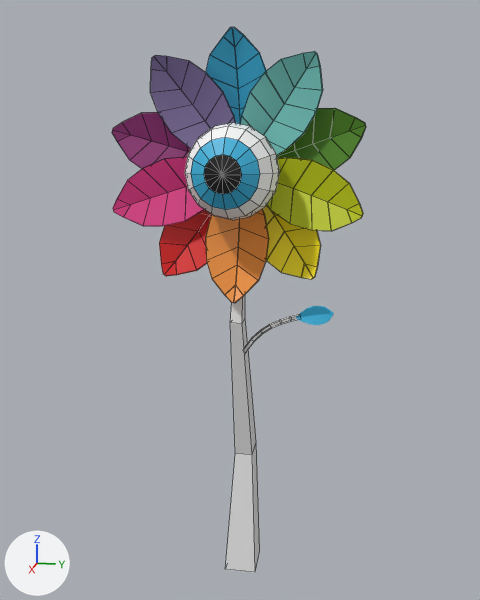
One commit to the FBX model MovistarExperience/OkudaUniverse/SM_Flor_Med/SM_Flor_Med.fbx: the scene before it, then after it.
One viewpoint serves both versions: a camera (50 mm lens) standing at (5.16, 1.0, 3.68) and looking at (0.23, 0.01, 2.45). The axes (+X, +Y, +Z) are drawn at lower left. The lights are the same throughout. Mesh edges are drawn as thin lines on the coarser meshes. Where no turn or scale is listed for an object, it has been applied to the vertices.

The first picture shows 'FLOR_MED_PETALOS', 'FLOR_MED_TALLO'.
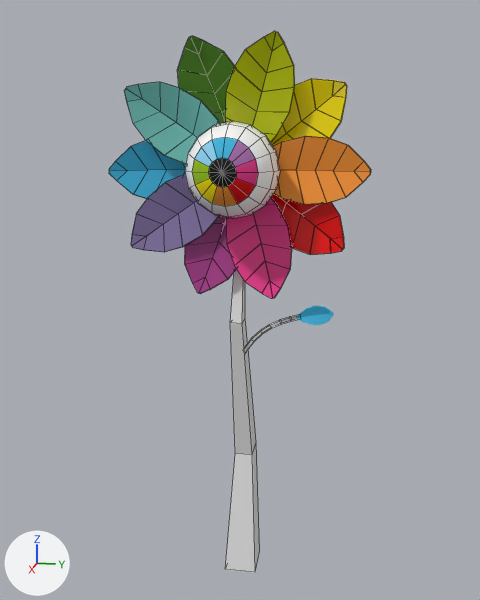
Boxes (x1, y1, x2, y2) around the edits, measured in the pictures (480 x 600 px; the box of a moved part takes in the faces that stretch with it):
'FLOR_MED_PETALOS', recoloured, reshaped: before (112, 27, 366, 303); after (109, 31, 371, 298)
part 1 of me_mesh_002, moved or reshaped: before (205, 209, 269, 303); after (273, 136, 371, 204)
part 2 of me_mesh_002, moved or reshaped: before (113, 157, 204, 226); after (226, 198, 292, 298)
part 3 of me_mesh_002, moved or reshaped: before (150, 55, 236, 149); after (131, 174, 219, 252)
part 4 of me_mesh_002, moved or reshaped: before (241, 51, 323, 155); after (125, 82, 220, 164)
part 5 of me_mesh_002, moved or reshaped: before (266, 157, 363, 231); after (225, 31, 295, 142)
part 6 of me_mesh_002, moved or reshaped: before (159, 210, 211, 276); after (271, 194, 344, 255)
part 7 of me_mesh_002, moved or reshaped: before (112, 112, 191, 169); after (184, 216, 236, 294)
part 8 of me_mesh_002, moved or reshaped: before (206, 27, 266, 124); after (109, 141, 186, 199)
part 9 of me_mesh_002, moved or reshaped: before (277, 108, 366, 170); after (178, 36, 235, 123)
part 10 of me_mesh_002, moved or reshaped: before (263, 206, 321, 279); after (271, 79, 347, 146)
part 11 of me_mesh_002, moved or reshaped: before (185, 123, 280, 220); after (185, 121, 280, 218)

The edits, one by one:
Picture 'TEXTURA GENERAL.png.001' (img_textura_general_png_001) is new.
Material 'Material #2256' (mat_material__2256) is new.
Its texture is img_textura_general_png_001.
Its roughness is 0.0.
me_mesh_002 is used by ob_flor_med_petalos; location (0.127, 0.0, 3.442).
me_mesh_002 had 594 vertices, 588 faces and spanned x -0.02..0.69, y -0.93..0.93, z -0.97..0.97.
me_mesh_002 no longer uses material mat_m_03 (picture img_textura_general_png).
me_mesh_002 now has 594 vertices, 588 faces and spans x -0.02..0.69, y -0.97..0.97, z -0.93..0.93.
me_mesh_002 part 1: the loose piece of 48 vertices spanning x 0.05..0.31, y -0.24..0.24, z -0.97..-0.02 is turned 90 degrees about the x axis through the mesh origin.
me_mesh_002 part 2: the loose piece of 48 vertices spanning x 0.05..0.31, y -0.92..-0.01, z -0.42..0.09 is turned 90 degrees about the x axis through the mesh origin.
me_mesh_002 part 3: the loose piece of 48 vertices spanning x 0.05..0.31, y -0.62..0.01, z 0.01..0.79 is turned 90 degrees about the x axis through the mesh origin.
me_mesh_002 part 4: the loose piece of 48 vertices spanning x 0.05..0.31, y 0.0..0.62, z 0.01..0.79 is turned 90 degrees about the x axis through the mesh origin.
me_mesh_002 part 5: the loose piece of 48 vertices spanning x 0.05..0.31, y 0.01..0.93, z -0.42..0.09 is turned 90 degrees about the x axis through the mesh origin.
me_mesh_002 part 6: the loose piece of 48 vertices spanning x -0.02..0.24, y -0.61..0.01, z -0.8..-0.01 is turned 90 degrees about the x axis through the mesh origin.
me_mesh_002 part 7: the loose piece of 48 vertices spanning x -0.02..0.24, y -0.93..-0.01, z -0.1..0.41 is turned 90 degrees about the x axis through the mesh origin.
me_mesh_002 part 8: the loose piece of 48 vertices spanning x -0.02..0.24, y -0.25..0.24, z 0.02..0.97 is turned 90 degrees about the x axis through the mesh origin.
me_mesh_002 part 9: the loose piece of 48 vertices spanning x -0.02..0.24, y 0.02..0.92, z -0.08..0.43 is turned 90 degrees about the x axis through the mesh origin.
me_mesh_002 part 10: the loose piece of 48 vertices spanning x -0.02..0.24, y 0.0..0.63, z -0.78..-0.01 is turned 90 degrees about the x axis through the mesh origin.
me_mesh_002 part 11: 114 of 594 vertices moved; they spanned x 0.01..0.69, y -0.33..0.34, z -0.35..0.33 and now span x 0.01..0.69, y -0.33..0.35, z -0.33..0.34; mean shift (0.0, 0.0, 0.01); largest move (0.35, 0.24, -0.25) -> (0.35, 0.25, 0.24).
me_mesh_002 now uses material mat_material__2256 (picture img_textura_general_png_001).
